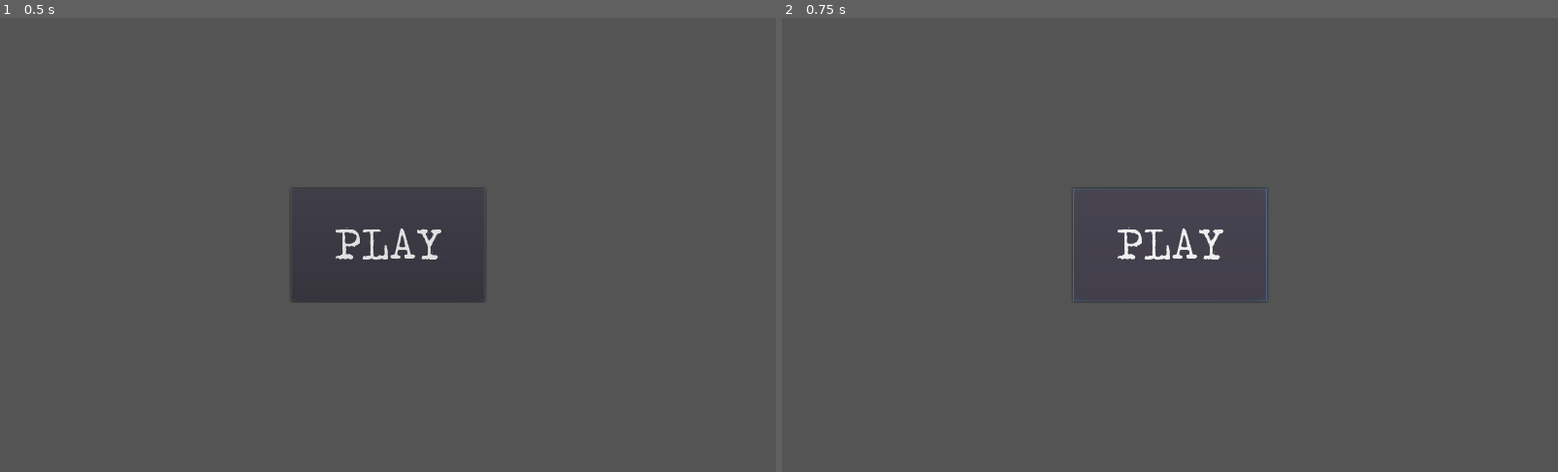
Above: before the commit, frames 1-2 (left to right).
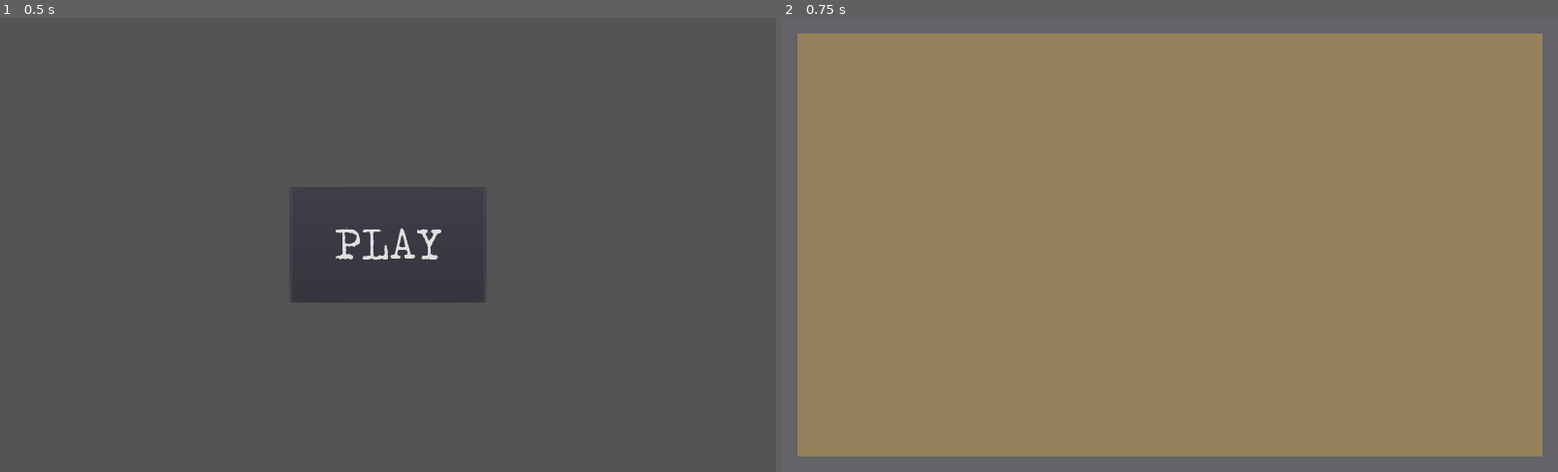
Above: after the commit, the same moments.

Repository: IanWark/VGADGameJamWinter2019
Game: Godot game, scene res://MainMenu.tscn
The game is run twice, just before and just after one commit, with the same random seed, the same clock (stepped at 60 frames per second) and the same inputs.
Inputs:
- Up to frame 1 (0.5 s): no input
- Up to frame 2 (0.75 s): click "PLAY" at 0.5 s

Frame 1 is identical in both runs. In frame 2, 89% of the frame differs, in the area x 2-98%, y 3-97%.

Commit message:
Add function to play button
And add .gitignore

Diff:
--- /dev/null
+++ b/MainMenu.gd
@@ -0,0 +1,20 @@
+extends MarginContainer
+
+# class member variables go here, for example:
+# var a = 2
+# var b = "textvar"
+
+func _ready():
+	# Called when the node is added to the scene for the first time.
+	# Initialization here
+	pass
+
+#func _process(delta):
+#	# Called every frame. Delta is time since last frame.
+#	# Update game logic here.
+#	pass
+
+
+func _on_Button_button_up():
+	# Change to game scene
+	get_tree().change_scene("res://GameScreen.tscn")
--- a/MainMenu.tscn
+++ b/MainMenu.tscn
@@ -1,13 +1,14 @@
-[gd_scene load_steps=3 format=2]
+[gd_scene load_steps=4 format=2]
 
-[ext_resource path="res://fonts/tox-typewriter/Tox Typewriter.ttf" type="DynamicFontData" id=1]
+[ext_resource path="res://MainMenu.gd" type="Script" id=1]
+[ext_resource path="res://fonts/tox-typewriter/Tox Typewriter.ttf" type="DynamicFontData" id=2]
 
 [sub_resource type="DynamicFont" id=1]
 
 size = 64
 use_mipmaps = false
 use_filter = false
-font_data = ExtResource( 1 )
+font_data = ExtResource( 2 )
 _sections_unfolded = [ "Extra Spacing", "Font", "Settings" ]
 
 [node name="MarginContainer" type="MarginContainer" index="0"]
@@ -24,6 +25,7 @@
 mouse_default_cursor_shape = 0
 size_flags_horizontal = 1
 size_flags_vertical = 1
+script = ExtResource( 1 )
 _sections_unfolded = [ "Margin" ]
 
 [node name="CanvasLayer" type="CanvasLayer" parent="." index="0"]
@@ -95,3 +97,5 @@
 flat = false
 align = 1
 _sections_unfolded = [ "Rect", "custom_fonts" ]
+
+[connection signal="button_up" from="CanvasLayer/CenterContainer/Button" to="." method="_on_Button_button_up"]
Not shown, added: .gitignore
